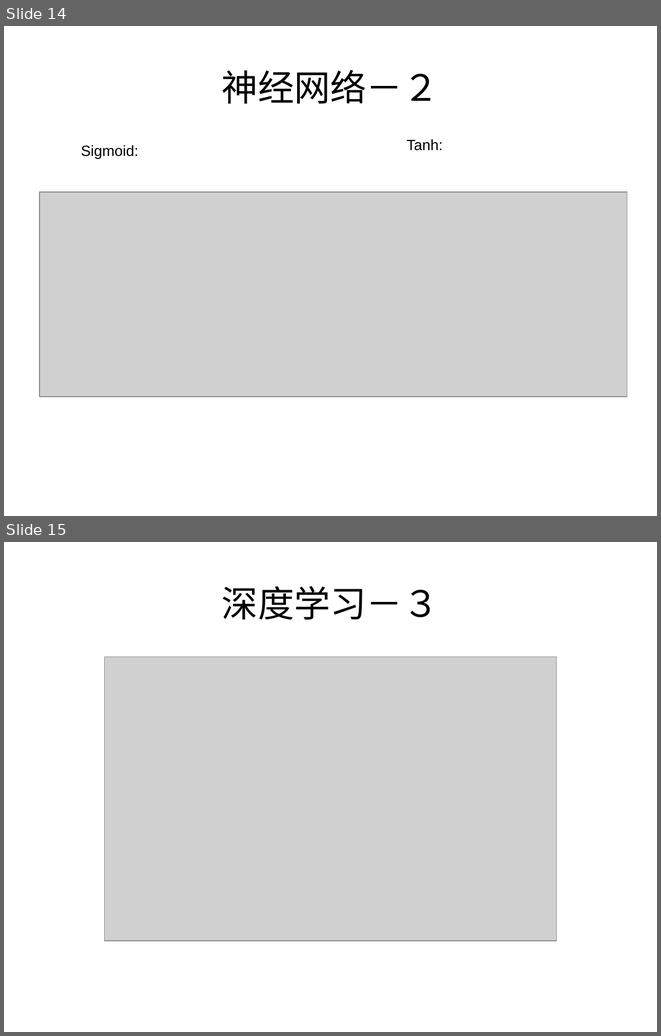
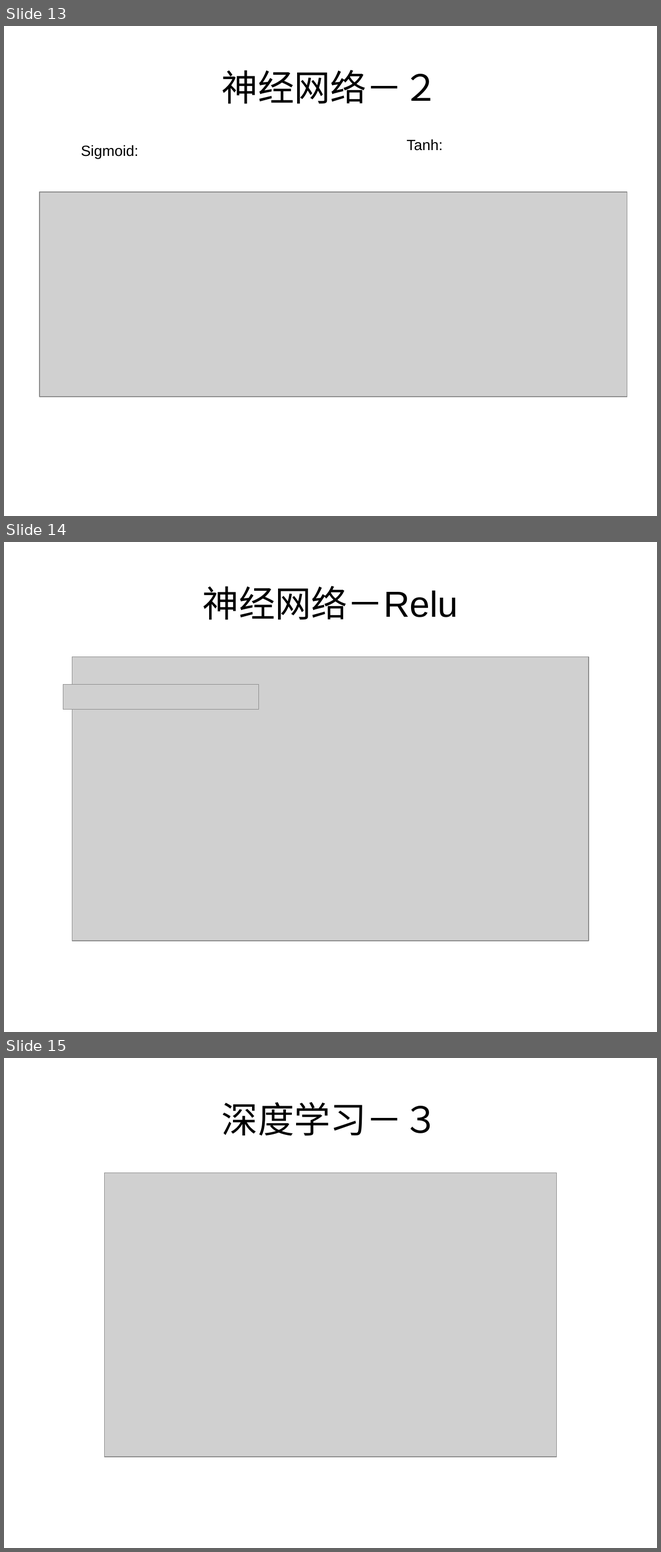
Before and after one commit to qqqil/tensorflow_test, a slide deck: docs/nn.odp. Shown one above the other, each under a label of ours: slides 14 and 15 before the commit, slides 13, 14 and 15 after it. The pictures are 661x1036 and 661x1552 pixels, drawn with LibreOffice and Linux fonts; fonts in the diff are those of the drawing; grey boxes stand for pictures. Boxes give left, top, right and bottom in pixels: in the first picture for what was removed or moved away, otherwise in the second. Text is boxed around its words. In the diff, an @@ line names an element or a change of style, - is before the commit and + after.

```diff
--- a/docs/nn.odp
+++ b/docs/nn.odp
@@ slide 14 added at <box>4,542,657,1032</box>, background #FFFFFF @@
@@ title added at <box>203,586,458,620</box>, 44 pt, text #000000 @@
+神经网络－Relu
@@ picture added at <box>72,656,589,940</box> @@
@@ picture added at <box>63,684,259,709</box> @@
@@ what was slide 14 is now slide 13 @@
```
Also in this commit, not shown: 2 slides changed, 2 other slides added, 1 slide removed, 6 other files.
